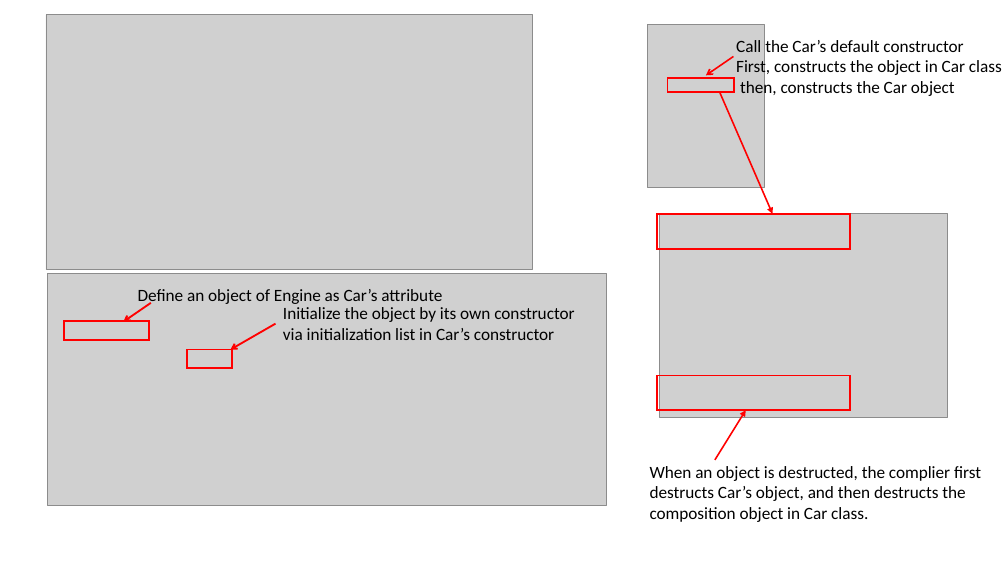
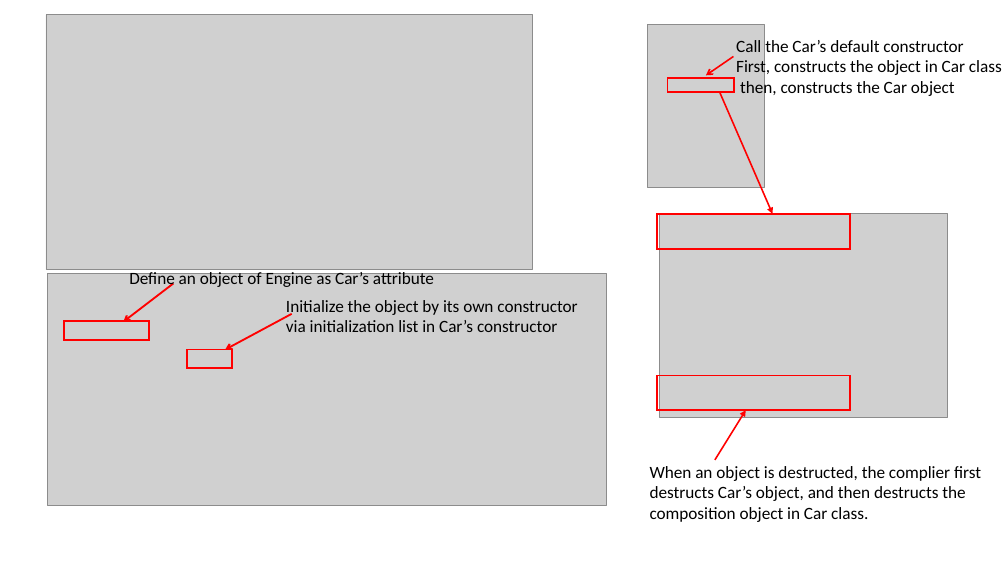
Before and after one commit to ShiqiYu/CPP, a slide deck: slide 4 of week13/Lab13.pptx (slide 6 before the commit). Drawn at 1008x567 pixels with LibreOffice and Linux fonts; fonts in the diff are those of the drawing; grey boxes stand for pictures; background and template pictures are left out. Boxes give left, top, right and bottom in pixels: in the first picture for what was removed or moved away, otherwise in the second. Text is boxed around its words. In the diff, an @@ line names an element or a change of style, - is before the commit and + after.

```diff
--- a/week13/Lab13.pptx
+++ b/week13/Lab13.pptx
@@ text "Define an object of Engine ...": place and size @@
-text "Define an object of Engine ..." at bbox=[138, 289, 442, 306]
+text "Define an object of Engine ..." at bbox=[129, 270, 434, 289]
@@ arrow moved from (151, 303) - (123, 322) to (173, 284) - (123, 322) @@
@@ text "Initialize the object by its ...": place and size @@
-text "Initialize the object by its ..." at bbox=[283, 307, 574, 340]
+text "Initialize the object by its ..." at bbox=[286, 300, 577, 332]
@@ arrow moved from (275, 324) - (231, 349) to (292, 314) - (225, 349) @@
```
Also in this commit, not shown: 4 other slides changed, 1 slide added, 3 slides removed, 1 other file.
